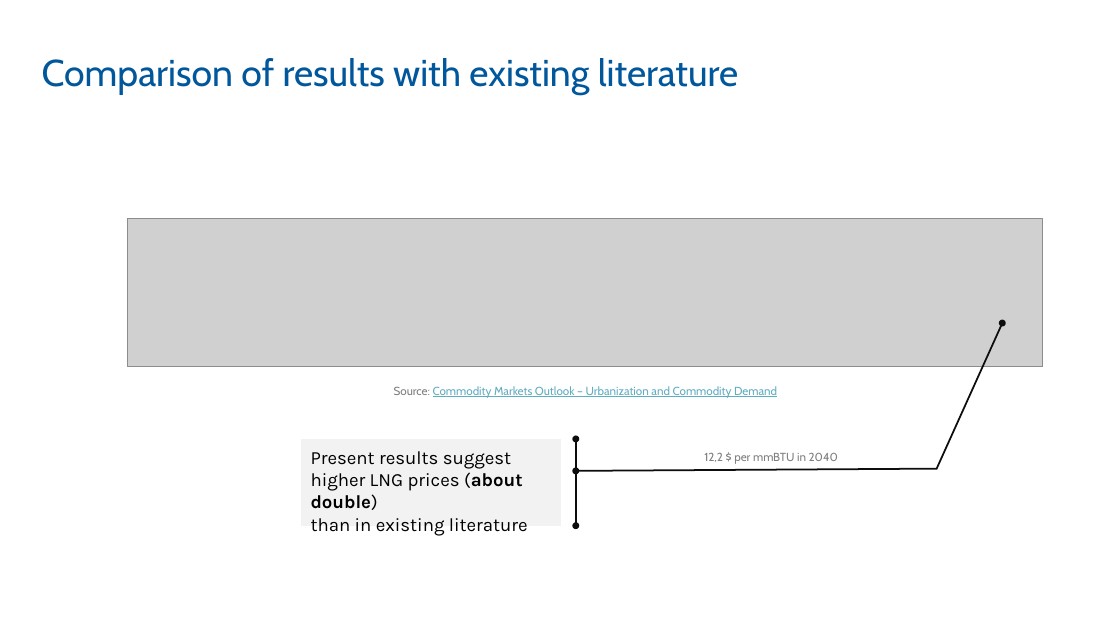
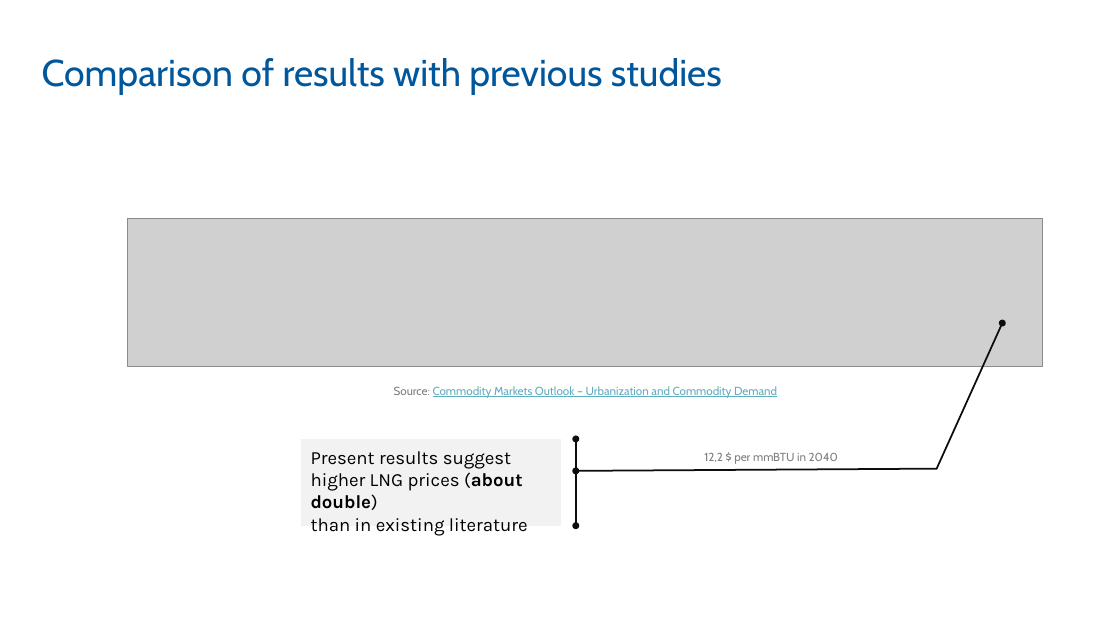
Before and after one commit to sebastianzwickl/lng-trade-europe, a slide deck: slide 14 of presentation/230214_IEWT.pptx. Drawn at 1120x630 pixels with LibreOffice and Linux fonts; fonts in the diff are those of the drawing; grey boxes stand for pictures; background and template pictures are left out. Boxes give left, top, right and bottom in pixels: in the first picture for what was removed or moved away, otherwise in the second. Text is boxed around its words. In the diff, an @@ line names an element or a change of style, - is before the commit and + after.

```diff
--- a/presentation/230214_IEWT.pptx
+++ b/presentation/230214_IEWT.pptx
@@ title at box(42, 58, 722, 95): text changed @@
-Comparison of results with existing literature
+Comparison of results with previous studies
```
Also in this commit, not shown: 3 other slides changed.
